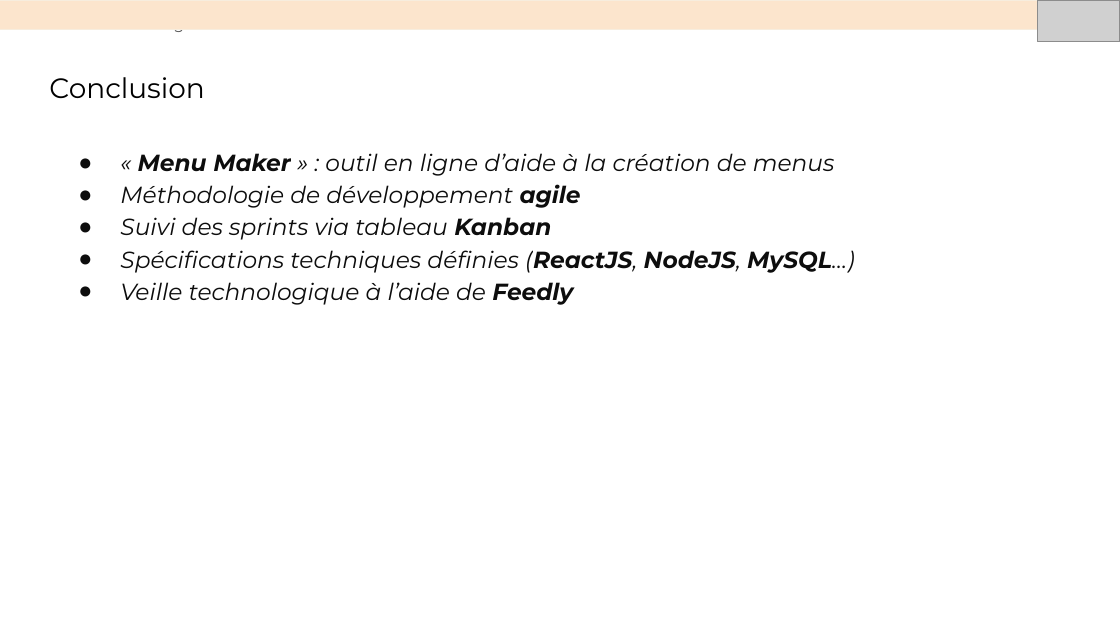
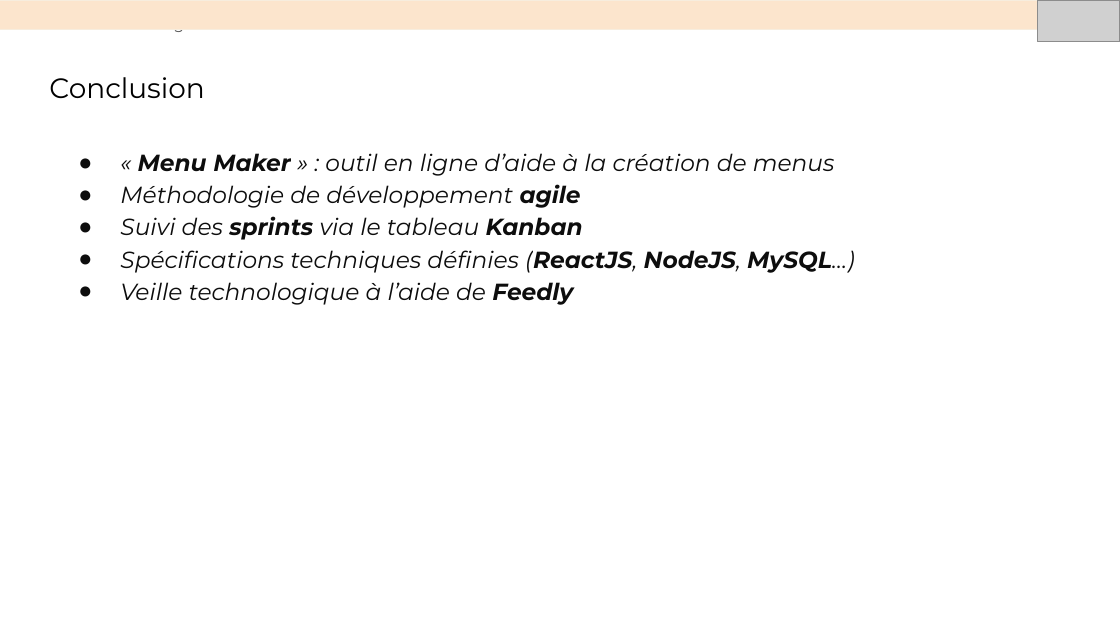
Before and after one commit to sunny-biard/MenuMaker, a slide deck: slide 19 of BIARD_Sunny_4_presentation_052024.pptx. Drawn at 1120x630 pixels with LibreOffice and Linux fonts; fonts in the diff are those of the drawing; grey boxes stand for pictures. Boxes give left, top, right and bottom in pixels: in the first picture for what was removed or moved away, otherwise in the second. Text is boxed around its words. In the diff, an @@ line names an element or a change of style, - is before the commit and + after.

```diff
--- a/BIARD_Sunny_4_presentation_052024.pptx
+++ b/BIARD_Sunny_4_presentation_052024.pptx
@@ text at (120, 216, 583, 240): text changed @@
-● Suivi des sprints via tableau Kanban
+● Suivi des sprints via le tableau Kanban
```
